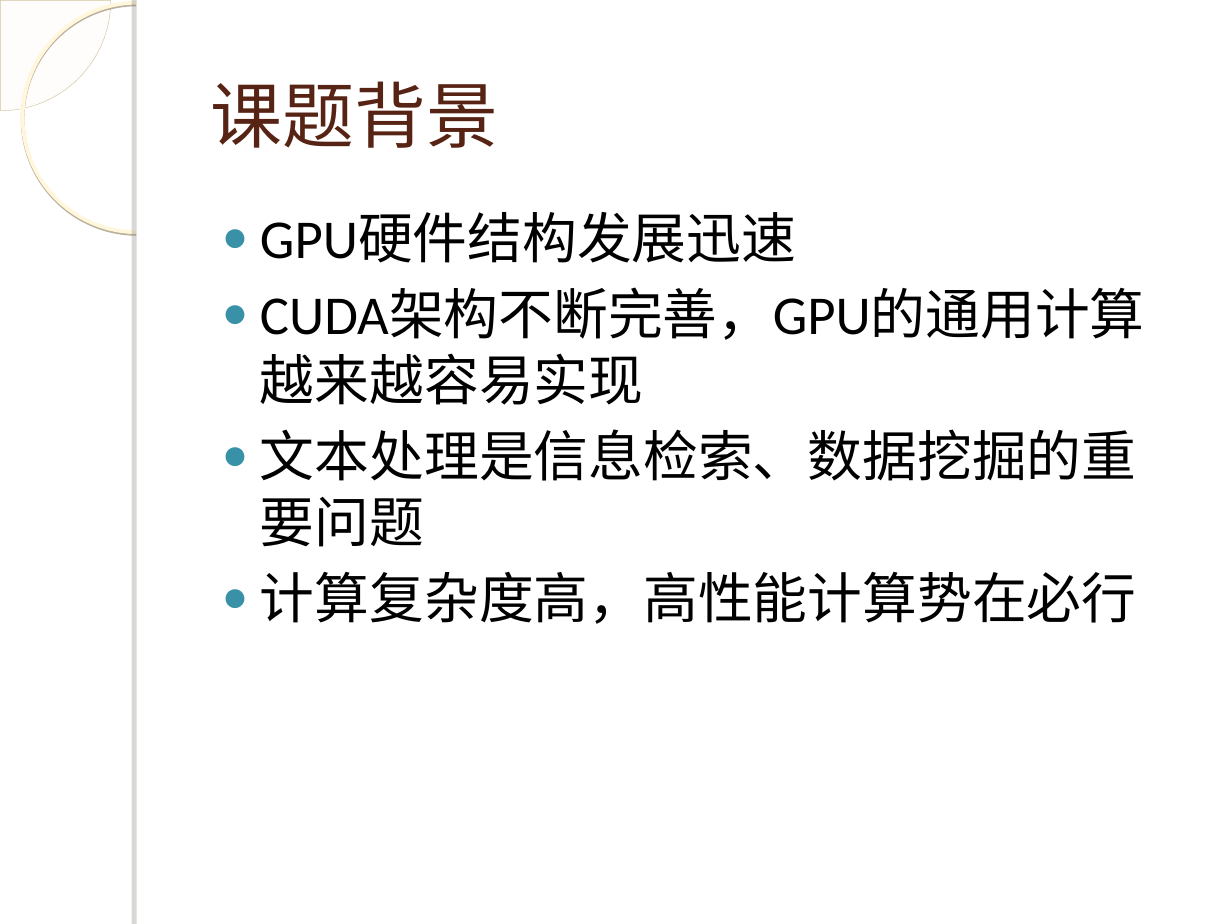
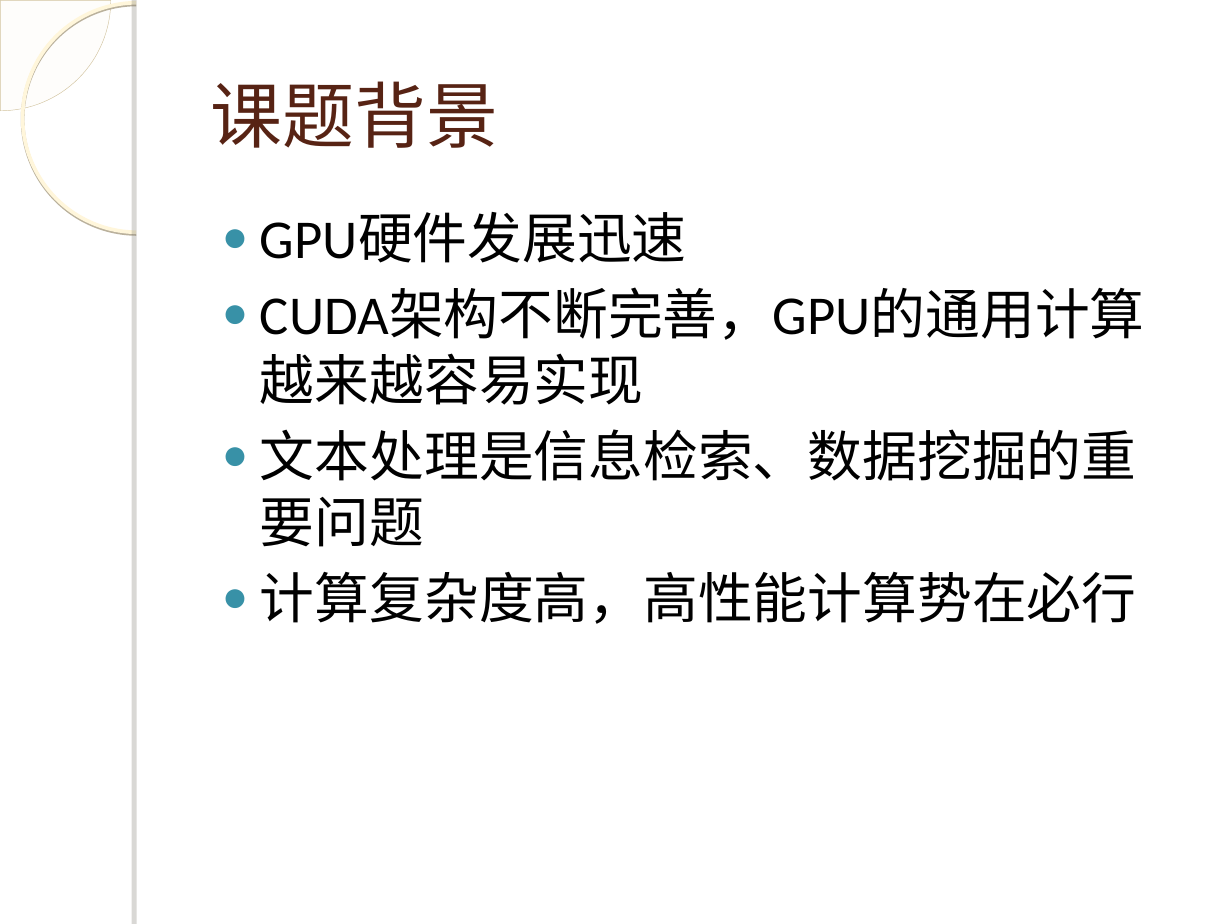
Before and after one commit to WangJunqiao/Tech-Study, a slide deck: slide 4 of 答辩.ppt. Drawn at 1232x924 pixels with LibreOffice and Linux fonts; fonts in the diff are those of the drawing; background and template pictures are left out. Boxes give left, top, right and bottom in pixels: in the first picture for what was removed or moved away, otherwise in the second. Text is boxed around its words. In the diff, an @@ line names an element or a change of style, - is before the commit and + after.

```diff
--- a/答辩.ppt
+++ b/答辩.ppt
@@ text at (260,212,687,263): text changed @@
-● GPU硬件结构发展迅速
+● GPU硬件发展迅速
```
Also in this commit, not shown: 3 other slides changed, 25 slides added, 1 slide removed, 1 other file.
